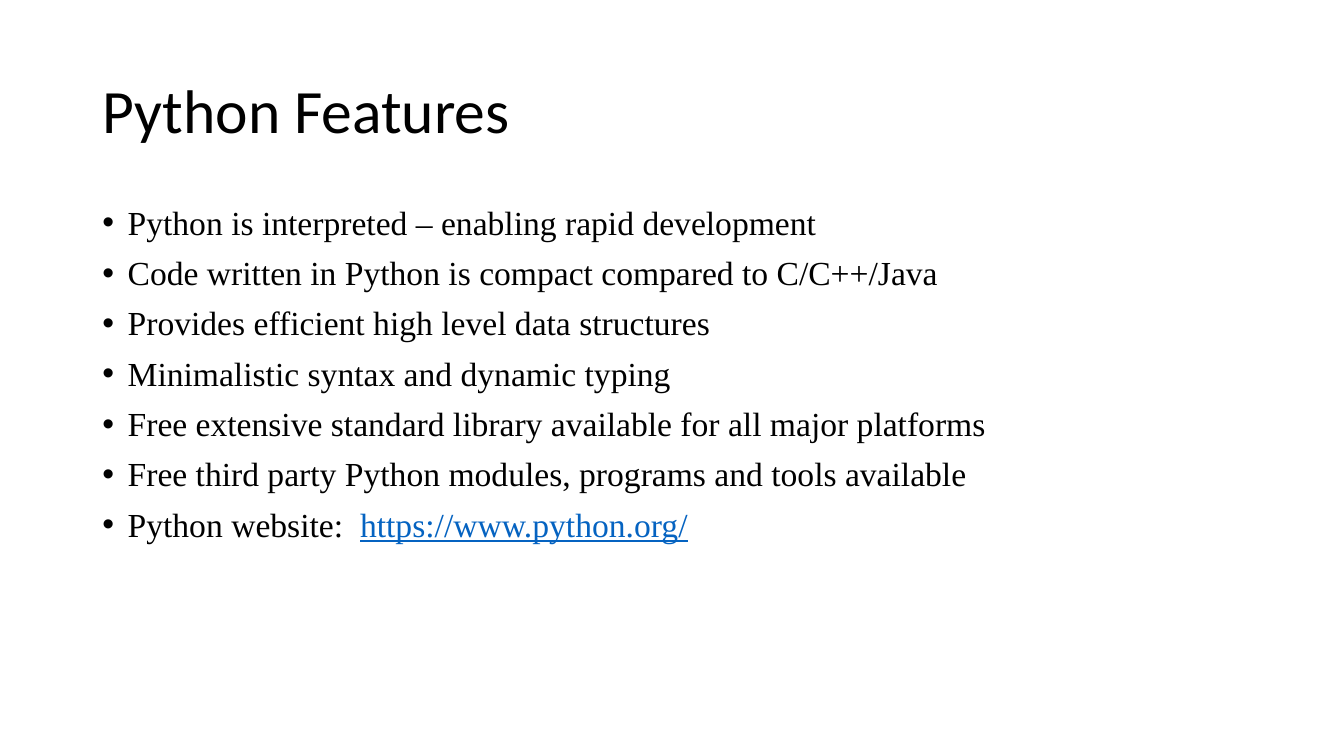
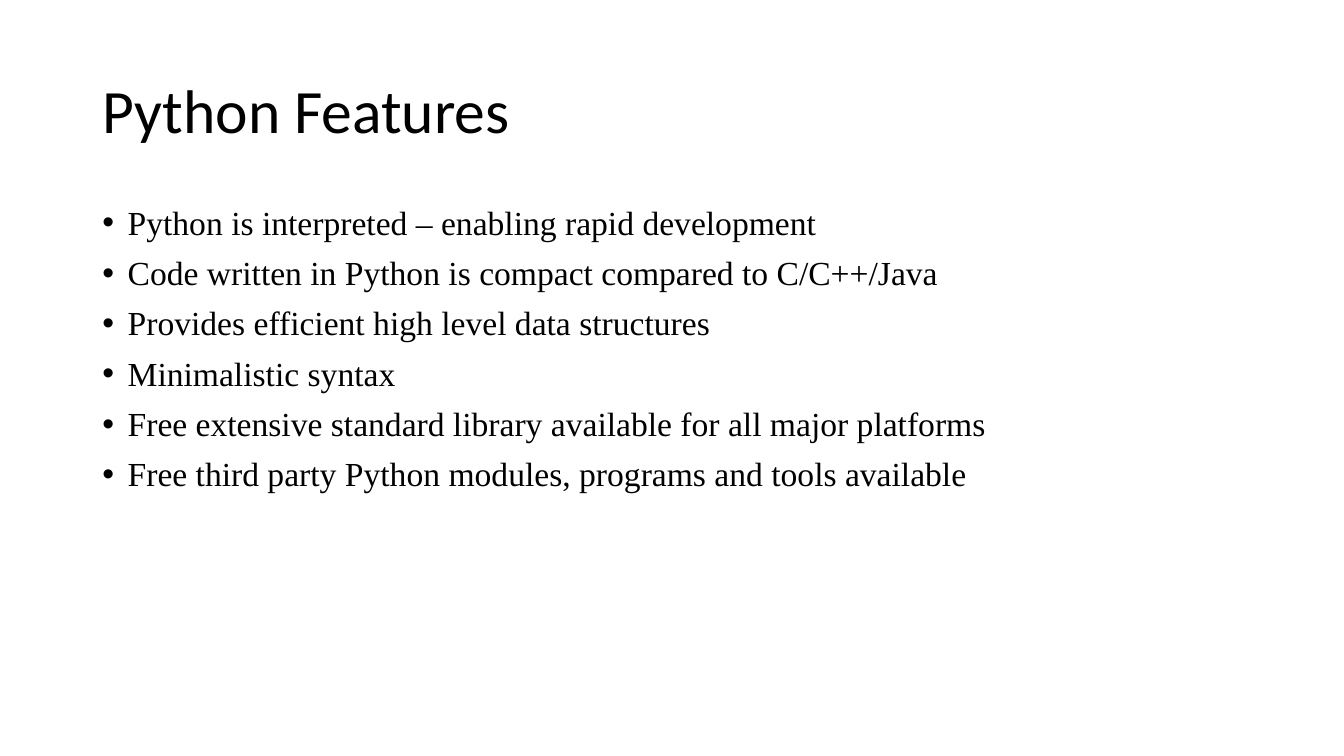
Before and after one commit to EmoryPython/Lab, a slide deck: slide 4 of lecture/Python Programing.pptx (slide 9 before the commit). Drawn at 1344x756 pixels with LibreOffice and Linux fonts; fonts in the diff are those of the drawing. Boxes give left, top, right and bottom in pixels: in the first picture for what was removed or moved away, otherwise in the second. Text is boxed around its words. In the diff, an @@ line names an element or a change of style, - is before the commit and + after.

```diff
--- a/lecture/Python Programing.pptx
+++ b/lecture/Python Programing.pptx
@@ text at (128, 362, 396, 392): text changed @@
-• Minimalistic syntax and dynamic typing
+• Minimalistic syntax
@@ text at (128, 513, 688, 543): paragraph removed @@
-• Python website: https://www.python.org/
```
Also in this commit, not shown: 4 other slides changed, 8 slides added.
